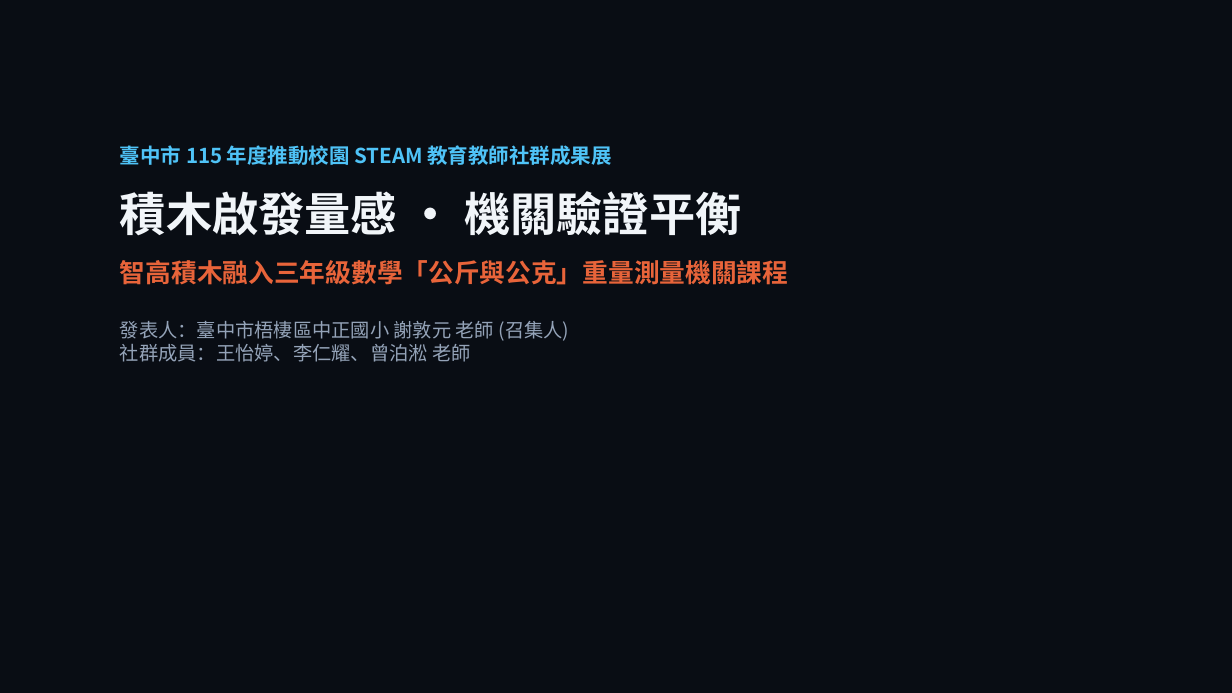
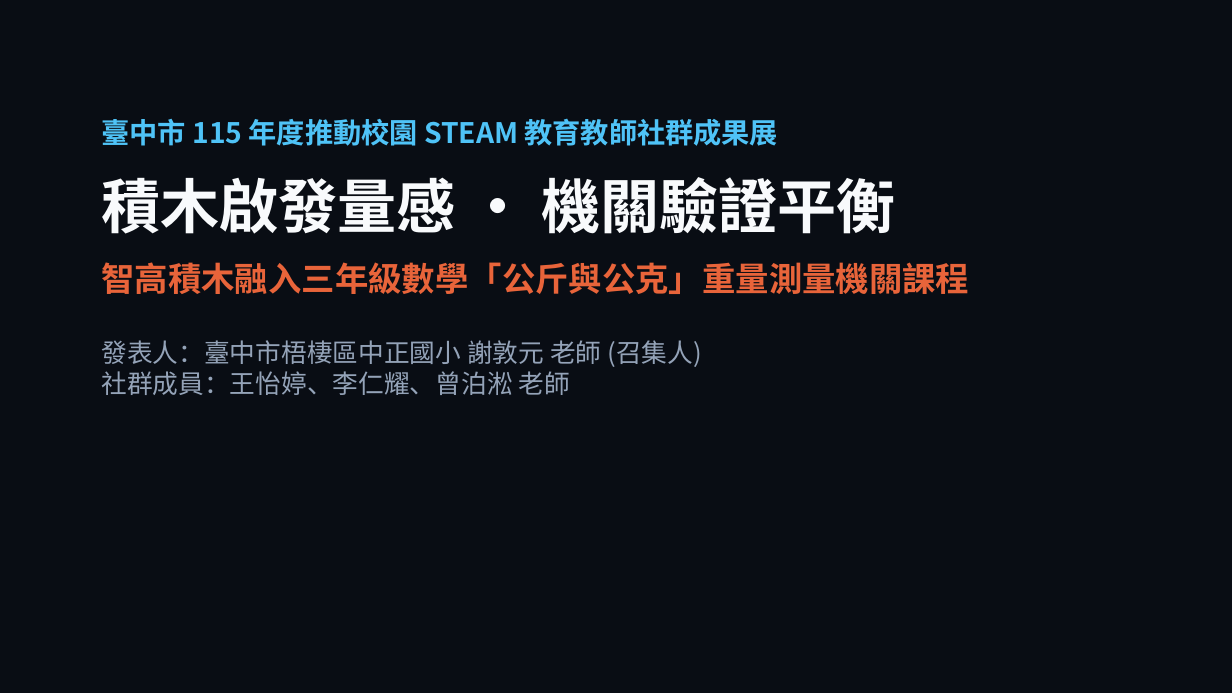
Before and after one commit to asc103138/steam-community-docs, a slide deck: slide 1 of 成果展繳交資料/臺中市梧棲區中正國小_STEAM成果展_5分鐘現場分享會簡報.pptx. Drawn at 1232x693 pixels with LibreOffice and Linux fonts; fonts in the diff are those of the drawing. Boxes give left, top, right and bottom in pixels: in the first picture for what was removed or moved away, otherwise in the second. Text is boxed around its words. In the diff, an @@ line names an element or a change of style, - is before the commit and + after.

```diff
--- a/成果展繳交資料/臺中市梧棲區中正國小_STEAM成果展_5分鐘現場分享會簡報.pptx
+++ b/成果展繳交資料/臺中市梧棲區中正國小_STEAM成果展_5分鐘現場分享會簡報.pptx
@@ text "臺中市 115 年度推動校園 STEAM 教育教師社群成果展": place and size @@
-text "臺中市 115 年度推動校園 STEAM 教育教師社群成果展" at [120, 145, 788, 362]
+text "臺中市 115 年度推動校園 STEAM 教育教師社群成果展" at [101, 119, 969, 395]
@@ text "臺中市 115 年度推動校園 STEAM 教育教師社群成果展" at [101, 119, 969, 395]: size 16 to 22 pt in "臺中市 115 年度推動校園 STEAM 教育教師社群成果展"; size 36 to 46 pt, text colour #F1F5F9 to #F8FAFC in "積木啟發量感 · 機關驗證平衡"; size 20 to 26 pt in "智高積木融入三年級數學「公斤與公克」重量測量機關課程"; size 15 to 20 pt in "發表人：臺中市梧棲區中正國小 謝敦元 老師 (召集人) 社群成員：王怡婷、李仁耀、曾泊淞 老師"; more space between paragraphs @@
```
Also in this commit, not shown: 15 other slides changed, 3 other files.
